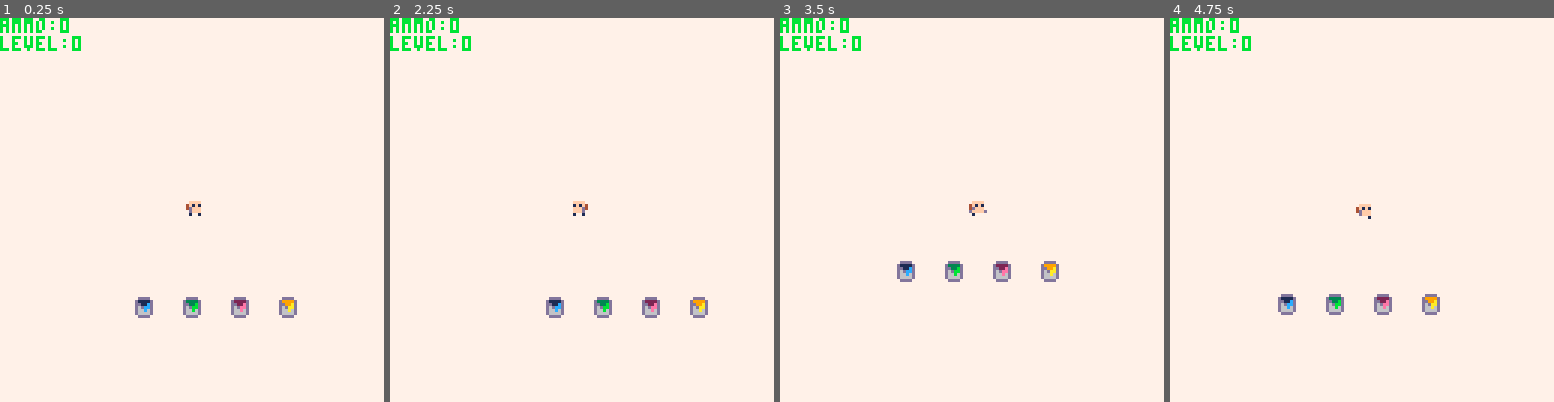
Above: before the commit, frames 1-4 (left to right).
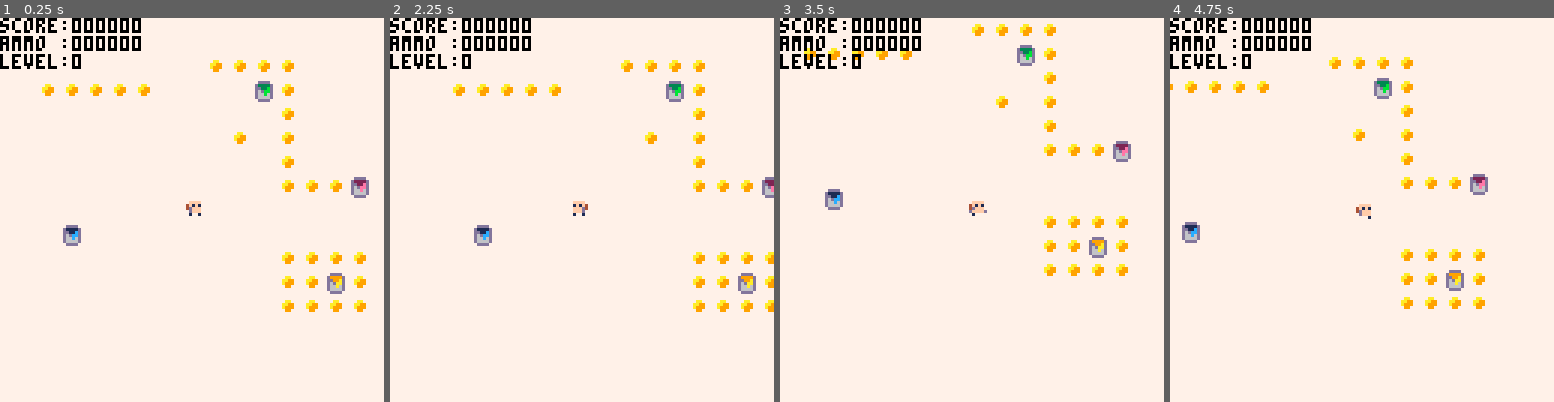
Above: after the commit, the same moments.

Repository: Beetrootmonkey/LudumDare45
Game: PICO-8 cartridge ld45.p8
Same seed, same stepped clock (60 frames per second), same inputs: the game is played once before the commit and once after it.
Inputs:
- Up to frame 1 (0.25 s): no input
- Up to frame 2 (2.25 s): tap O (Z key) at 0.33, 0.7, 1.43, 2.22 s; tap X (X key) at 1.07, 2.07 s; hold Left from 1.97 s (still down)
- Up to frame 3 (3.5 s): release Left at 2.37 s; tap X (X key) every 0.33 s from 2.4 to 3.4 s; hold Down 2.42-2.82 s; hold Right from 2.87 s (still down); tap O (Z key) at 3.1 s
- Up to frame 4 (4.75 s): release Right at 3.53 s; hold Up 3.58-4.08 s; tap X (X key) every 0.33 s from 3.73 to 4.73 s; tap O (Z key) at 3.98 s; hold Right 4.13-4.53 s; hold Down from 4.58 s (still down)

The runs differ from the first frame. In frame 1, 5.9% of the frame differs, in the area x 0-97%, y 0-79%; in frame 2, 5.8%; in frame 3, 5.8%; in frame 4, 5.9%.

Commit message:
Update ld45.p8

Diff:
--- a/ld45.p8
+++ b/ld45.p8
@@ -53,10 +53,10 @@
  end
 end
 
-function createPlayer()
+function createPlayer(x, y)
  return {
-  x=36,
-  y=36,
+  x=x,
+  y=y,
   speed=1,
   ammo=0,
   lastMoveSfx = 0,
@@ -208,7 +208,8 @@
   lookingRight=true,
   lookingDown=true,
   walking=0,
-  level=0
+  level=0,
+  score=0
  }
 end
 
@@ -320,10 +321,28 @@
  items[getKeyFromPos({x=item.x,y=item.y})] = item
 end
 
+function createCoin(x, y)
+ local item = {
+  x=x,
+  y=y,
+  isAlive=true,
+  onCollision=function(self, other)
+   self.isAlive = false
+   other.score += 10
+   sfx(4)
+  end,
+  draw=function(self)
+   spr(55, self.x * 8, self.y * 8)
+  end
+ }
+ items[getKeyFromPos({x=item.x,y=item.y})] = item
+end
+
 function _init()
- p=createPlayer()
  projectiles={}
  items={}
+ playerSpawnPoints={}
+
  for j=0, mapH-1 do
   for i=0, mapW-1 do
    local tile = mget(i, j)
@@ -332,10 +351,37 @@
    elseif tile >= 48 and tile <= 52 then
     createPowerup(i, j, tile - 48)
     mset(i, j, 71)
-   end
-  end
- end
-end
+   elseif tile == 2 then
+    createCoin(i, j)
+    mset(i, j, 71)
+   elseif tile == 3 then
+    createCoin(i, j)
+    mset(i, j, 72)
+   elseif tile == 1 then
+    local pos = {x=i,y=j}
+    printh("Spawn point at " .. getKeyFromPos(pos))
+    playerSpawnPoints[#playerSpawnPoints + 1] = pos
+    mset(i, j, 71)
+   end
+  end
+ end
+
+ local spawn = playerSpawnPoints[flr(rnd(#playerSpawnPoints) + 1)]
+ if spawn == nil then error("No spawn point defined!") end
+ p = createPlayer(spawn.x * 8 + 4, spawn.y * 8 + 4)
+end
+
+function padStart(text, length)
+  local diff = length - #tostr(text)
+  if diff <= 0 then return text end
+  local s = ""
+  for i = 1, diff do
+    s = s .. 0
+  end
+  s = s .. text
+  return s
+end
+
 
 function _update()
 
@@ -398,19 +444,20 @@
    if (projectile ~= 0) then projectile:draw() end
  end
 
- print("ammo:" .. p.ammo, cameraX, cameraY, green)
- print("level:" .. p.level, cameraX, cameraY + 6, green)
+ print("score:" .. padStart(p.score, 6), cameraX, cameraY, black)
+ print("ammo :" .. padStart(p.ammo, 6), cameraX, cameraY + 6, black)
+ print("level:" .. p.level, cameraX, cameraY + 12, black)
 end
 
 
 __gfx__
 50000005000000000000000000000000000000000000000000000000000000000000000000000000000000000000000000000000000000000000000000000000
-00000000000000000000000000000000000000000000000000000000000000000000000000000000000000000000000000000000000000000000000000000000
-00000000000000000000000000000000000000000000000000000000000000000000000000000000000000000000000000000000000000000000000000000000
-00000000000000000000000000000000000000000000000000000000000000000000000000000000000000000000000000000000000000000000000000000000
-00000000000000000000000000000000000000000000000000000000000000000000000000000000000000000000000000000000000000000000000000000000
-00000000000000000000000000000000000000000000000000000000000000000000000000000000000000000000000000000000000000000000000000000000
-00000000000000000000000000000000000000000000000000000000000000000000000000000000000000000000000000000000000000000000000000000000
+00000000005ffff0000aa000000ee000000000000000000000000000000000000000000000000000000000000000000000000000000000000000000000000000
+00000000005f1f1000aa990000ee8800000000000000000000000000000000000000000000000000000000000000000000000000000000000000000000000000
+00000000005ffff000a9990000e88800000000000000000000000000000000000000000000000000000000000000000000000000000000000000000000000000
+00000000005000000009900000088000000000000000000000000000000000000000000000000000000000000000000000000000000000000000000000000000
+00000000005000000005000000050000000000000000000000000000000000000000000000000000000000000000000000000000000000000000000000000000
+00000000055500000055500000555000000000000000000000000000000000000000000000000000000000000000000000000000000000000000000000000000
 50000005000000000000000000000000000000000000000000000000000000000000000000000000000000000000000000000000000000000000000000000000
 00000000000000000000000000000000000000000000000000000000000000000000000000000000000000000000000000000000000000000000000000000000
 00000000000000000000000000000000000000000000000000000000000000000000000000000000000000000000000000000000000000000000000000000000
@@ -430,10 +477,10 @@
 00000000000000000000000000000000000000000000000000000000000000000000000000000000000000000000000000000000000000000000000000000000
 00000000000000000000000000000000000000000000000000000000000000000000000000000000000000000000000000000000000000000000000000000000
 00dddd0000dddd0000dddd0000dddd00000000000000000000000000000000000000000000000000000000000000000000000000000000000000000000000000
-0d1111d00d3333d00d2222d00d9999d0000000000000000000000000000000000000000000000000000000000000000000000000000000000000000000000000
-0dd11cd00dd33bd00dd22ed00dd99ad0000000000000000000000000000000000000000000000000000000000000000000000000000000000000000000000000
-0d6dccd00d6dbbd00d6deed00d6daad0000000000000000000000000000000000000000000000000000000000000000000000000000000000000000000000000
-0d66c6d00d66b6d00d66e6d00d66a6d0000000000000000000000000000000000000000000000000000000000000000000000000000000000000000000000000
+0d1111d00d3333d00d2222d00d9999d00000000000000000000aa000000aa000000aa000000aa000000000000000000000000000000000000000000000000000
+0dd11cd00dd33bd00dd22ed00dd99ad00000000000000000000a900000aa99000099aa000009a000000000000000000000000000000000000000000000000000
+0d6dccd00d6dbbd00d6deed00d6daad00000000000000000000a900000a9990000999a000009a000000000000000000000000000000000000000000000000000
+0d66c6d00d66b6d00d66e6d00d66a6d0000000000000000000099000000990000009900000099000000000000000000000000000000000000000000000000000
 0d6666d00d6666d00d6666d00d6666d0000000000000000000000000000000000000000000000000000000000000000000000000000000000000000000000000
 00dddd0000dddd0000dddd0000dddd00000000000000000000000000000000000000000000000000000000000000000000000000000000000000000000000000
 1ccccccc5c5555d0cccccccc0000001c00000000c1100000555555d01111111111111111cccccccccccccccc0000000000000000000000000000000000000000
@@ -472,27 +519,27 @@
 0000000000000000000000000000000000000000000000000000000000000000000000000000000000000000000000000000000000000000000000000000000001010101010101000001010000000000030303030303030202030300000000000505050505050504040505000000000007070707070707060607070000000000
 0000000000000000000000000000000000000000000000000000000000000000000000000000000000000000000000000000000000000000000000000000000000000000000000000000000000000000000000000000000000000000000000000000000000000000000000000000000000000000000000000000000000000000
 __map__
-4040404040404040404050505000000000000000000000000000000000000000000000000000000000000000000000000000000000000000000000000000000000000000000000000000000000000000000000000000000000000000000000000000000000000000000000000000000000000000000000000000000000000000
-4040404040404000000000005900000000000000000000000000000000000000000000000000000000000000000000000000000000000000000000000000000000000000000000000000000000000000000000000000000000000000000000000000000000000000000000000000000000000000000000000000000000000000
-4000000000484000000000005900000000000000000000000000000000000000000000000000000000000000000000000000000000000000000000000000000000000000000000000000000000000000000000000000000000000000000000000000000000000000000000000000000000000000000000000000000000000000
-490000000000404a404040005900000000000000000000000000000000000000000000000000000000000000000000000000000000000000000000000000000000000000000000000000000000000000000000000000000000000000000000000000000000000000000000000000000000000000000000000000000000000000
-4900000000000000000040585050505000000000000000000000000000000000000000000000000000000000000000000000000000000000000000000000000000000000000000000000000000000000000000000000000000000000000000000000000000000000000000000000000000000000000000000000000000000000
-4000000000000000480050000000585000000000000000000000000000000000000000000000000000000000000000000000000000000000000000000000000000000000000000000000000000000000000000000000000000000000000000000000000000000000000000000000000000000000000000000000000000000000
-400000000000000000005a000000005000000000000000000000000000000000000000000000000000000000000000000000000000000000000000000000000000000000000000000000000000000000000000000000000000000000000000000000000000000000000000000000000000000000000000000000000000000000
-4000000000000000000050000000005000000000000000000000000000000000000000000000000000000000000000000000000000000000000000000000000000000000000000000000000000000000000000000000000000000000000000000000000000000000000000000000000000000000000000000000000000000000
-4000300031003200330060606060606000000000000000000000000000000000000000000000000000000000000000000000000000000000000000000000000000000000000000000000000000000000000000000000000000000000000000000000000000000000000000000000000000000000000000000000000000000000
-7000000000000000000060000000006000000000000000000000000000000000000000000000000000000000000000000000000000000000000000000000000000000000000000000000000000000000000000000000000000000000000000000000000000000000000000000000000000000000000000000000000000000000
-700000000000000000006a000000006000000000000000000000000000000000000000000000000000000000000000000000000000000000000000000000000000000000000000000000000000000000000000000000000000000000000000000000000000000000000000000000000000000000000000000000000000000000
-707900007a007900000060000000006900000000000000000000000000000000000000000000000000000000000000000000000000000000000000000000000000000000000000000000000000000000000000000000000000000000000000000000000000000000000000000000000000000000000000000000000000000000
-7070790000000000000060006069696900000000000000000000000000000000000000000000000000000000000000000000000000000000000000000000000000000000000000000000000000000000000000000000000000000000000000000000000000000000000000000000000000000000000000000000000000000000
-7070707078000000000000686060606000000000000000000000000000000000000000000000000000000000000000000000000000000000000000000000000000000000000000000000000000000000000000000000000000000000000000000000000000000000000000000000000000000000000000000000000000000000
-7070707070707000000060606060606000000000000000000000000000000000000000000000000000000000000000000000000000000000000000000000000000000000000000000000000000000000000000000000000000000000000000000000000000000000000000000000000000000000000000000000000000000000
-7070707070707070606060606060606000000000000000000000000000000000000000000000000000000000000000000000000000000000000000000000000000000000000000000000000000000000000000000000000000000000000000000000000000000000000000000000000000000000000000000000000000000000
-…(8 lines of a section not shown)…
+5050505050505050505050505000000000000000000000000000000000000000000000000000000000000000000000000000000000000000000000000000000000000000000000000000000000000000000000000000000000000000000000000000000000000000000000000000000000000000000000000000000000000000
+5050505050505000020202025900000000000000000000000000000000000000000000000000000000000000000000000000000000000000000000000000000000000000000000000000000000000000000000000000000000000000000000000000000000000000000000000000000000000000000000000000000000000000
+5002020202035000000031025900000000000000000000000000000000000000000000000000000000000000000000000000000000000000000000000000000000000000000000000000000000000000000000000000000000000000000000000000000000000000000000000000000000000000000000000000000000000000
+50494900505050494a5050025900000000000000000000000000000000000000000000000000000000000000000000000000000000000000000000000000000000000000000000000000000000000000000000000000000000000000000000000000000000000000000000000000000000000000000000000000000000000000
+4900000000000000000250035050505000000000000000000000000000000000000000000000000000000000000000000000000000000000000000000000000000000000000000000000000000000000000000000000000000000000000000000000000000000000000000000000000000000000000000000000000000000000
+5000010101010100480059020000585000000000000000000000000000000000000000000000000000000000000000000000000000000000000000000000000000000000000000000000000000000000000000000000000000000000000000000000000000000000000000000000000000000000000000000000000000000000
+500001010101010000005a020202325000000000000000000000000000000000000000000000000000000000000000000000000000000000000000000000000000000000000000000000000000000000000000000000000000000000000000000000000000000000000000000000000000000000000000000000000000000000
+5050505001010101000050000000005000000000000000000000000000000000000000000000000000000000000000000000000000000000000000000000000000000000000000000000000000000000000000000000000000000000000000000000000000000000000000000000000000000000000000000000000000000000
+5000305000000000000050505050505000000000000000000000000000000000000000000000000000000000000000000000000000000000000000000000000000000000000000000000000000000000000000000000000000000000000000000000000000000000000000000000000000000000000000000000000000000000
+5000000000000000000050020202025000000000000000000000000000000000000000000000000000000000000000000000000000000000000000000000000000000000000000000000000000000000000000000000000000000000000000000000000000000000000000000000000000000000000000000000000000000000
+500000000000000000006a020233025000000000000000000000000000000000000000000000000000000000000000000000000000000000000000000000000000000000000000000000000000000000000000000000000000000000000000000000000000000000000000000000000000000000000000000000000000000000
+507900007a007900000050020202026900000000000000000000000000000000000000000000000000000000000000000000000000000000000000000000000000000000000000000000000000000000000000000000000000000000000000000000000000000000000000000000000000000000000000000000000000000000
+5050790000000000000050005069696900000000000000000000000000000000000000000000000000000000000000000000000000000000000000000000000000000000000000000000000000000000000000000000000000000000000000000000000000000000000000000000000000000000000000000000000000000000
+5050505078000000000000685050505000000000000000000000000000000000000000000000000000000000000000000000000000000000000000000000000000000000000000000000000000000000000000000000000000000000000000000000000000000000000000000000000000000000000000000000000000000000
+5050505050505000000050505050505000000000000000000000000000000000000000000000000000000000000000000000000000000000000000000000000000000000000000000000000000000000000000000000000000000000000000000000000000000000000000000000000000000000000000000000000000000000
+50505050507079797a7979705050505000000000000000000000000000000000000000000000000000000000000000000000000000000000000000000000000000000000000000000000000000000000000000000000000000000000000000000000000000000000000000000000000000000000000000000000000000000000
+…(8 lines of a section not shown)…
